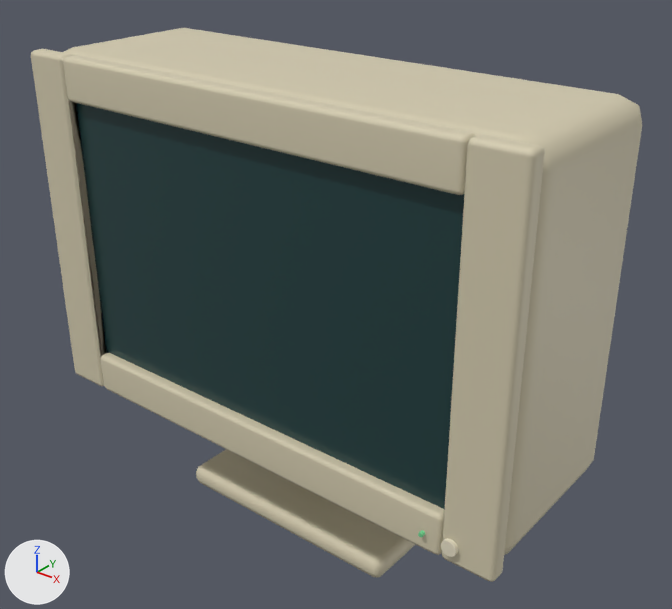
An edit to the glTF model assets/models/hardware/monitor_crt.glb, drawn before and after from the same camera.
Camera for both pictures: a 50 mm camera at (1.55, -1.88, 1.86) aimed at (0.04, 0.0, 0.69). Lighting does not change. The marker at lower left points along +X, +Y and +Z. The first picture is the older version. Vertices at exactly the same position are counted once.

In view in the first picture: 'monitor_crt_Aged_ivory_plastic', 'monitor_crt_Screen_glass', 'monitor_crt_Warm_ivory_edge'.
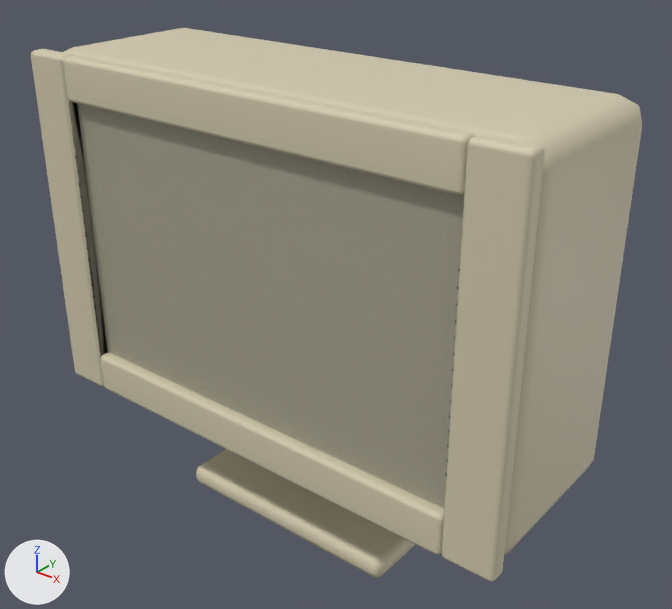
Where the newer file only moved an object's origin or applied its transform, the numbers keep the older frame.

Changed parts and their boxes [x1, y1, x2, y2] in the pictures (672 x 609 px):
'monitor_crt_Screen_glass', recoloured
    both: [76, 103, 464, 510]
'monitor_crt_Warm_ivory_edge', reshaped, moved (not visible afterwards)
    before: [441, 538, 459, 557]
'monitor_crt_Recesses_and_rubber', reshaped, moved (not visible before)
    after: [75, 156, 460, 476]
part 1 of me_cube_093, added (mostly hidden)
    after: [445, 269, 460, 476]

What the commit changed:
Material 'Smoked tempered glass' (mat_smoked_tempered_glass) is new.
Its base color is (0.055, 0.12, 0.15) (dark cyan #42616c).
Its metallic is 0.18.
Its roughness is 0.16.
Its alpha is 0.26.
me_cube_088 has 56 vertices, 108 faces and spans x -0.645..0.645, y -0.009..0.009, z -0.405..0.405.
me_cube_088 no longer uses material mat_screen_glass (dark cyan #224244).
me_cube_088 gains material mat_smoked_tempered_glass (dark cyan #42616c).
me_cylinder_006 is used by ob_monitor_crt_warm_ivory_edge; location (0.67, -0.345, 0.37).
me_cylinder_006 had 128 vertices, 248 faces and spanned x -0.845..0.022, y -0.008..0.618, z -0.022..0.41.
me_cylinder_006 now has 520 vertices, 1020 faces and spans x -0.175..0.712, y -0.337..0.273, z 0.265..0.78.
me_cylinder_006 part 2: the loose piece of 72 vertices spanning x -0.022..0.022, y -0.008..0.008, z -0.022..0.022 is deleted.
Other edits to the shape of me_cylinder_006 do not show in these pictures.
me_cube_093 is used by ob_monitor_crt_recesses_and_rubber; location (-0.55, 0.261, 1.13).
me_cube_093 had 616 vertices, 1188 faces and spanned x -0.023..1.123, y -0.006..0.006, z -0.095..0.095.
me_cube_093 now has 10080 vertices, 19776 faces and spans x -0.723..0.723, y -0.333..0.267, z 0.28..1.225.
me_cube_093 part 1: 4704 vertices added at x 0.637..0.723, y -0.333..-0.329, z 0.557..1.083.
Other edits to the shape of me_cube_093 do not show in these pictures.
Object 'monitor_crt_Warm_ivory_edge' (ob_monitor_crt_warm_ivory_edge) moves from (0.67, -0.345, 0.37) to (0.0, 0.0, 0.0).
Object 'monitor_crt_Recesses_and_rubber' (ob_monitor_crt_recesses_and_rubber) moves from (-0.55, 0.261, 1.13) to (0.0, 0.0, 0.0).
